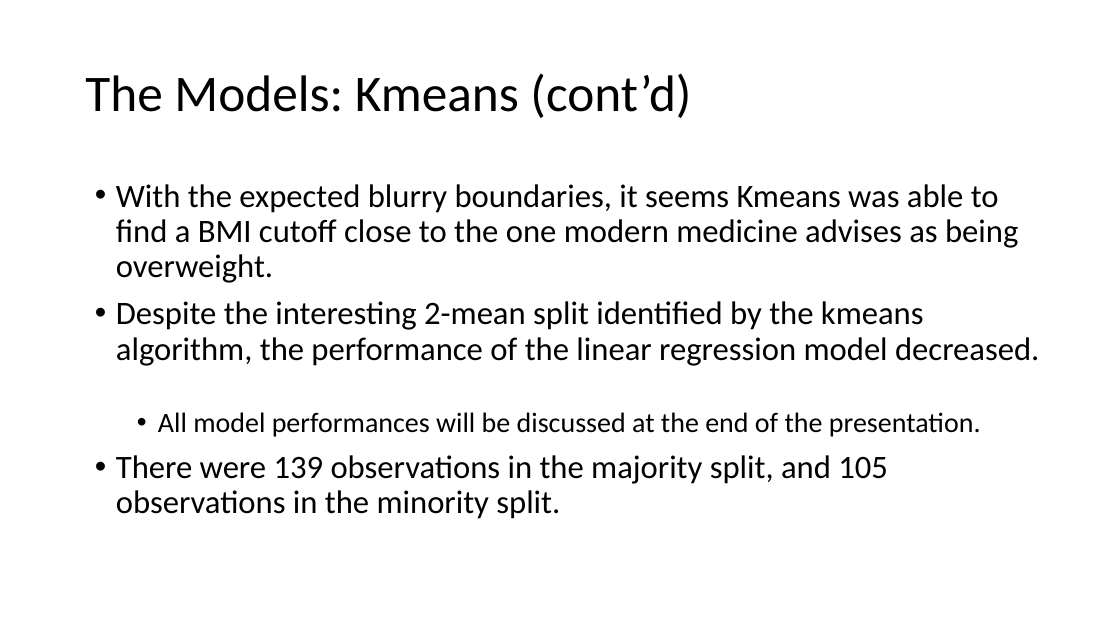
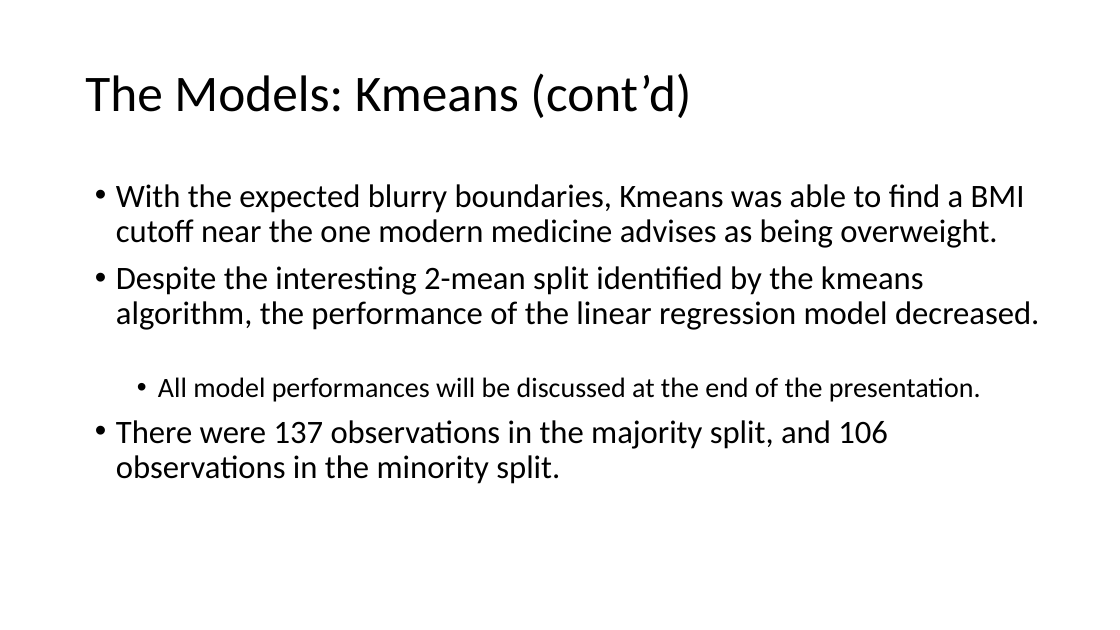
Before and after one commit to M-Matrona/IBM-Machine-Learning-Course, a slide deck: slide 10 of Course_4_Unsupervised_Learning/Classification_Project_Body_Fat_Prediction.pptx. Drawn at 1120x630 pixels with LibreOffice and Linux fonts; fonts in the diff are those of the drawing. Boxes give left, top, right and bottom in pixels: in the first picture for what was removed or moved away, otherwise in the second. Text is boxed around its words. In the diff, an @@ line names an element or a change of style, - is before the commit and + after.

```diff
--- a/Course_4_Unsupervised_Learning/Classification_Project_Body_Fat_Prediction.pptx
+++ b/Course_4_Unsupervised_Learning/Classification_Project_Body_Fat_Prediction.pptx
@@ text at (116, 184, 1025, 248): text changed @@
-• With the expected blurry boundaries, it seems Kmeans was able to find a BMI cutoff close to the one modern medicine advises as being overweight.
+• With the expected blurry boundaries, Kmeans was able to find a BMI cutoff near the one modern medicine advises as being overweight.
@@ text at (116, 420, 888, 484): text changed @@
-• There were 139 observations in the majority split, and 105 observations in the minority split.
+• There were 137 observations in the majority split, and 106 observations in the minority split.
```
Also in this commit, not shown: 10 other slides changed, 2 slides added, 2 slides removed, 4 other files.
